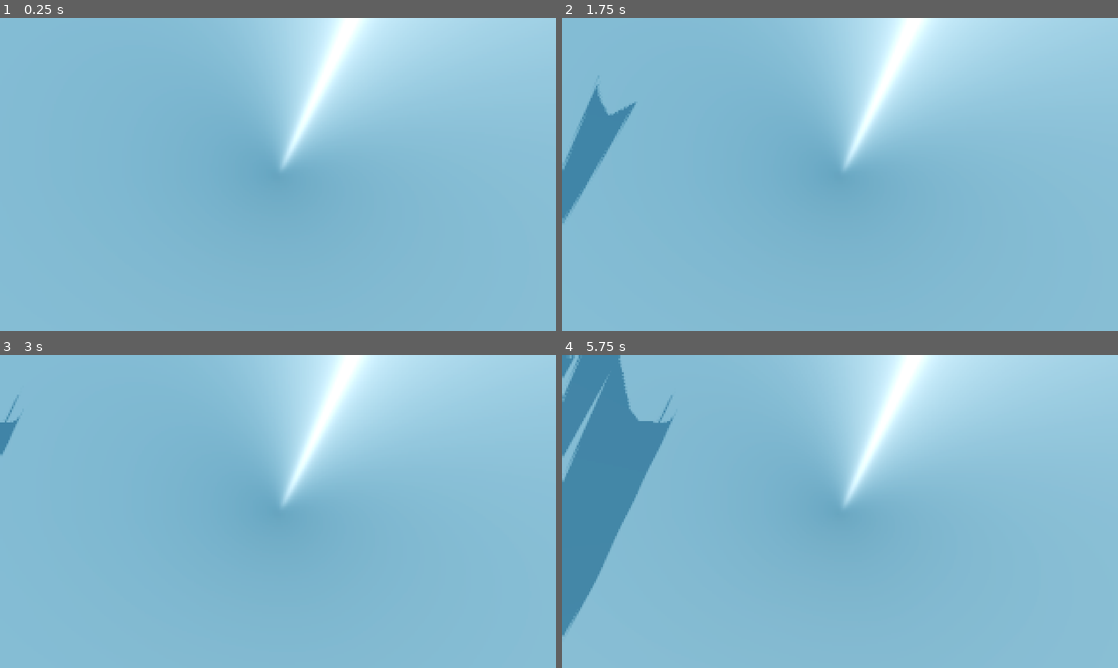
Above: before the commit, frames 1-4 (two rows, left to right).
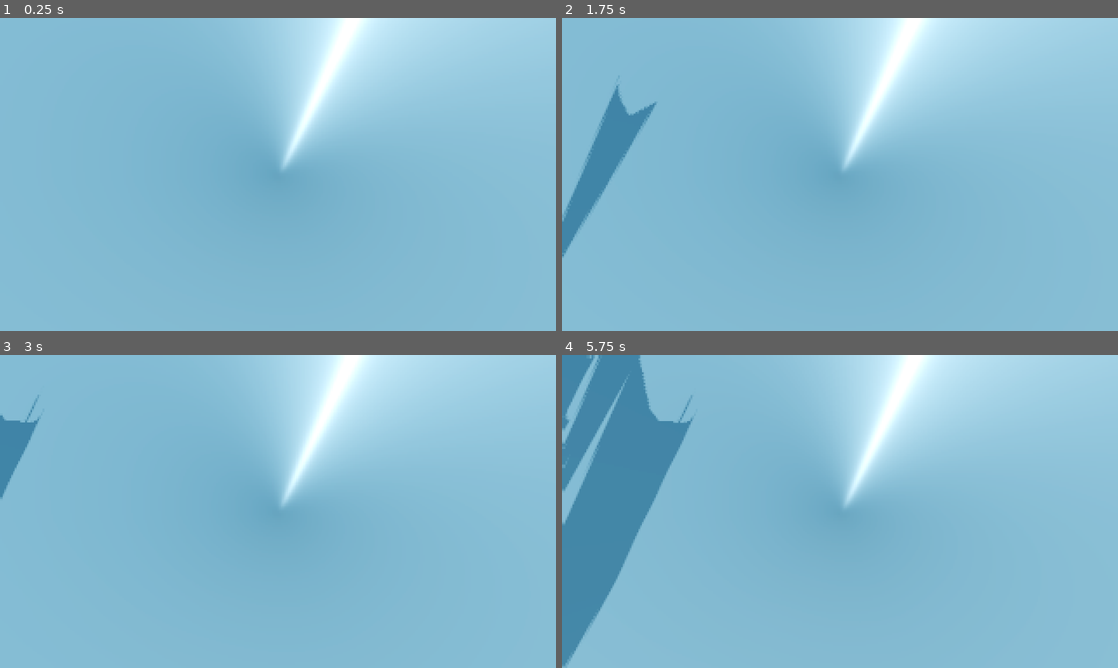
Above: after the commit, the same moments.

Repository: Studio-DIGS/project-monkey-bite
Game: Godot game, scene res://levels/level-two.tscn
Two runs of this game, one before a commit and one after it. Both use one fixed random seed, a clock stepped at 60 frames per second and the inputs below. This scene is started directly instead of the project's main scene. Sound files missing from this copy of the repository are replaced by a short silence.
Inputs (mouse positions are in pixels of both pictures, inside the frame that each line leads up to):
- Up to frame 1 (0.25 s): no input
- Up to frame 2 (1.75 s): tap Enter at 0.5 s; move the mouse to (962, 158) at 0.52 s; press the mouse at (962, 158) at 0.53 s; hold D (right) 0.53-1.28 s; tap Space (jump) at 0.77, 1.25, 1.52 s; move the mouse to (728, 190) at 1.27 s; release the mouse at (728, 190) at 1.28 s; hold A (left) from 1.28 s (still down); click (728, 190) at 1.35 s
- Up to frame 3 (3 s): move the mouse to (333, 442) at 2.02 s; release A (left) at 2.03 s; press the mouse at (333, 442) at 2.03 s; hold D (right) from 2.03 s (still down); move the mouse to (250, 574) at 2.77 s; release the mouse at (250, 574) at 2.78 s; click (250, 574) at 2.85 s
- Up to frame 4 (5.75 s): tap Space (jump) at 3.02, 3.77, 4.52 s; move the mouse to (1006, 558) at 3.52 s; release D (right) at 3.53 s; press the mouse at (1006, 558) at 3.53 s; hold A (left) from 3.53 s (still down); move the mouse to (673, 464) at 4.27 s; release the mouse at (673, 464) at 4.28 s; click (673, 464) at 4.35 s; move the mouse to (867, 511) at 5.02 s; press the mouse at (867, 511) at 5.03 s

The runs differ from the first frame. In frame 2, 3.0% of the frame differs, in the area x 0-17%, y 21-77%; in frame 3, 0.8%; in frame 4, 5.2%, in the area x 0-24%, y 0-100%.

Commit message:
Moved player in level 2

Diff:
--- a/levels/level-two.tscn
+++ b/levels/level-two.tscn
@@ -237,7 +237,7 @@
 environment = SubResource("Environment_y8ynd")
 
 [node name="Player" parent="Environment/Characters Scripts and World Settings" instance=ExtResource("4_pxxjk")]
-transform = Transform3D(-4.37114e-08, 0, -1, 0, 1, 0, 1, 0, -4.37114e-08, -14.1895, 7.26621, 2.53605)
+transform = Transform3D(-4.37114e-08, 0, -1, 0, 1, 0, 1, 0, -4.37114e-08, -14.6084, 7.26621, 2.53605)
 accel = 6.505
 jump_height = 10.0
 
